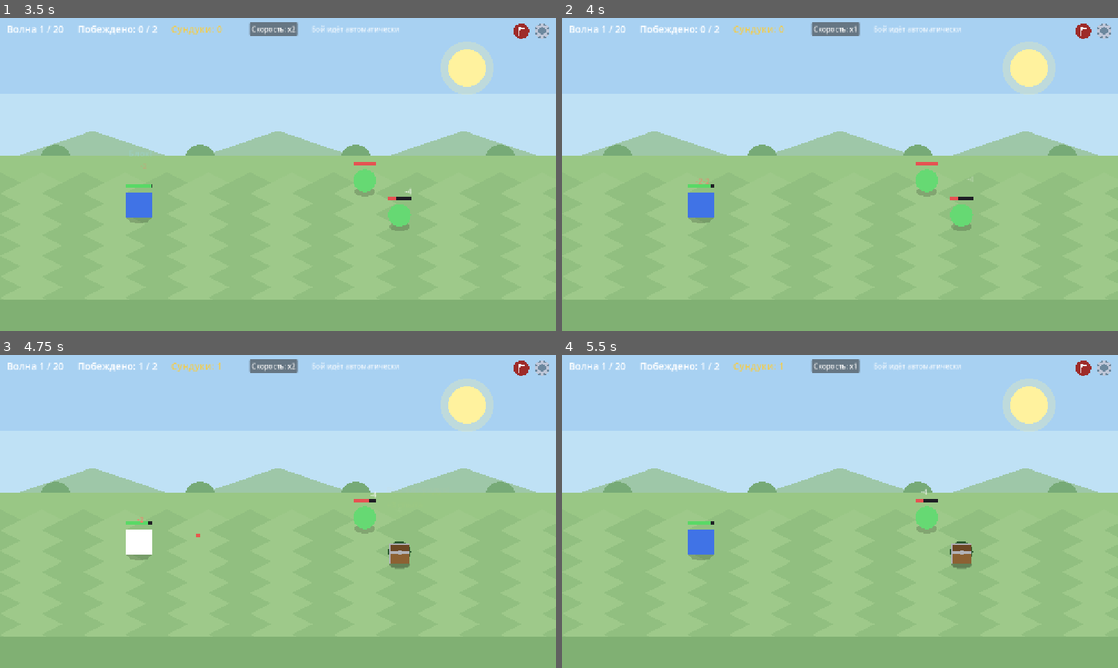
Above: before the commit, frames 1-4 (two rows, left to right).
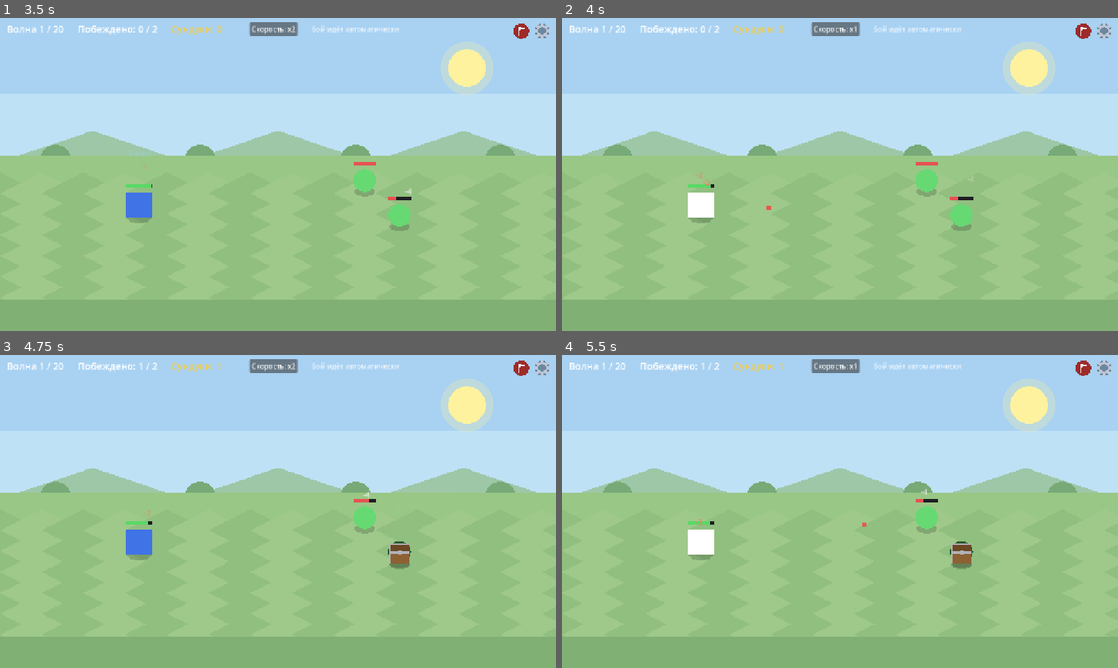
Above: after the commit, the same moments.

Repository: sl1Bridge/valley-keeper
Game: Godot game, scene res://Main.tscn
The game is run twice, just before and just after one commit, with the same random seed, the same clock (stepped at 60 frames per second) and the same inputs.
Inputs:
- Up to frame 1 (3.5 s): click "Рыцарь" at 0.5 s; click "Начать забег →" at 1.25 s; click "В путь →" at 2 s; click "Скорость: x1" at 2.75 s
- Up to frame 2 (4 s): click "Скорость: x2" at 3.5 s
- Up to frame 3 (4.75 s): click "Скорость: x1" at 4.25 s
- Up to frame 4 (5.5 s): click "Скорость: x2" at 5 s

Frame 1 is identical in both runs. In frame 2, 0.4% of the frame differs, in the area x 22-38%, y 49-64%; in frame 3, 0.4%, in the area x 22-68%, y 43-64%; in frame 4, 0.4%.

Commit message:
v0.15.0: призыв по бюджету с големом, призванные без опыта и сундуков, разброс темпа атаки врагов

Diff:
--- a/src/Actor.gd
+++ b/src/Actor.gd
@@ -36,6 +36,7 @@
 var target: Actor = null
 
 var _atk_timer := 0.0
+var _atk_interval := 1.0  # интервал до следующего удара (у врагов — с разбросом)
 var _flash := 0.0
 var _bleed_accum := 0.0  # дробный урон кровотечения, копится до целого
 var _stun_max := 1.0     # длительность текущего оглушения (для прогресс-бара)
@@ -52,6 +53,8 @@
 	max_hp = float(maxi(1, int(stats.get("hp", 1))))
 	hp = max_hp
 	move_speed = float(stats.get("move", 80.0))
+	# Первый удар — в базовом темпе; следующие враги пересчитывают с разбросом
+	_atk_interval = 1.0 / maxf(0.1, float(stats.get("spd", 1.0)))
 	# Значки статусных эффектов над головой (видны, только когда эффект активен)
 	var kinds := ["poison", "bleed", "stun"]
 	for i in kinds.size():
@@ -148,10 +151,21 @@
 	if not alive or not engaged or stun_left > 0.0 or target == null or not target.alive:
 		return
 	_atk_timer += delta
-	var interval := 1.0 / maxf(0.1, float(stats.get("spd", 1.0)))
-	if _atk_timer >= interval:
-		_atk_timer -= interval
+	if _atk_timer >= _atk_interval:
+		_atk_timer -= _atk_interval
 		_attack()
+		_roll_next_attack()
+
+
+## Следующий удар выбирает свою скорость: у врагов интервал каждый раз
+## случайный в пределах разброса (одинаковые враги не бьют одновременно),
+## герой бьёт в стабильном темпе по своей скорости атаки.
+func _roll_next_attack() -> void:
+	var base := 1.0 / maxf(0.1, float(stats.get("spd", 1.0)))
+	if team == "enemy":
+		_atk_interval = base * (1.0 + randf_range(-Enemies.ATK_JITTER, Enemies.ATK_JITTER))
+	else:
+		_atk_interval = base
 
 
 ## Обновить значки эффектов: счётчик стаков, прогресс самого старого, подсказка.
--- a/src/BattleScreen.gd
+++ b/src/BattleScreen.gd
@@ -194,8 +194,10 @@
 
 ## Создать врага на поле боя: внешность, сигналы, подсказка при наведении.
 ## taunt — свойство «Провокация»: герой атакует такого врага в первую очередь.
-func _add_enemy(type: String, pos: Vector2, taunt: bool) -> Actor:
+## summoned — призван боссом: не даёт опыта и не оставляет сундуков.
+func _add_enemy(type: String, pos: Vector2, taunt: bool, summoned := false) -> Actor:
 	var stats := Enemies.scaled(type, wave)
+	stats["summoned"] = summoned
 	var def: Dictionary = Enemies.TYPES[type]
 	var e := Actor.new()
 	e.setup(stats["name"], stats, def["color"], def["shape"], def["size"], "enemy")
@@ -225,8 +227,9 @@
 	return e
 
 
-## Умение босса «Призыв»: несколько случайных союзников со свойством
-## «Провокация» рядом с боссом. Герой переключается на них, пока они живы.
+## Умение босса «Призыв»: случайная комбинация союзников на сумму бюджета
+## призыва (цены — Enemies.VALUES, последний может округлить сумму вверх).
+## У всех — свойство «Провокация»: герой переключается на них, пока они живы.
 func _on_boss_cast(boss: Actor) -> void:
 	if _state != "fight" or not boss.alive:
 		return
@@ -234,14 +237,18 @@
 	for e in _enemies:
 		if e.alive and e.taunt:
 			active += 1
-	var count := mini(Enemies.SUMMON_COUNT, Enemies.SUMMON_MAX_ACTIVE - active)
-	if count <= 0:
-		return
+	var slots: int = Enemies.SUMMON_MAX_ACTIVE - active
+	if slots <= 0:
+		return
+	var spent := 0
+	var i := 0
 	var offsets := [Vector2(-80, -70), Vector2(-100, 20), Vector2(-70, 100)]
-	for i in count:
+	while spent < Enemies.SUMMON_VALUE and i < slots:
 		var type: String = Enemies.SUMMON_POOL[_rng.randi() % Enemies.SUMMON_POOL.size()]
-		_add_enemy(type, boss.position + offsets[i % offsets.size()], true)
+		spent += Enemies.VALUES[type]
+		_add_enemy(type, boss.position + offsets[i % offsets.size()], true, true)
 		_enemy_total += 1  # призванные тоже считаются врагами волны
+		i += 1
 	_spawn_popup("Призыв!", boss.position + Vector2(-40, -boss.radius * 2.0 - 70), Color(0.72, 0.5, 0.95), 20)
 	_update_hud()
 	# Провокация: герой бьёт призванных в приоритете, босс — только когда они мертвы
@@ -265,6 +272,8 @@
 		lines.append("Умение: " + ability)
 	if taunt:
 		lines.append("Провокация: герой атакует этого врага в первую очередь")
+	if stats.get("summoned", false):
+		lines.append("Призван боссом: не даёт опыта и сундуков")
 	return "\n".join(lines)
 
 
@@ -318,22 +327,25 @@
 		if c is Control:
 			c.mouse_filter = Control.MOUSE_FILTER_IGNORE
 	var is_boss: bool = e.stats.get("type", "") == "boss"
+	# Призванные боссом не дают ни опыта, ни сундуков
+	var is_summoned: bool = e.stats.get("summoned", false)
 
 	# Опыт и уровни
-	var xp: int = int(e.stats.get("xp", 1))
-	var levels := hero.add_xp(xp)
-	_spawn_popup("+%d опыта" % xp, e.position + Vector2(-30, -e.radius * 2.0 - 40), Color(0.95, 0.9, 0.4), 18)
-	if levels > 0:
-		# Новый уровень: характеристики пересчитываются, герой лечится на часть от максимума
-		_hero_actor.stats = _hero_battle_stats()
-		_hero_actor.max_hp = int(_hero_actor.stats["hp"])
-		var healed: float = _hero_actor.max_hp * Hero.LEVEL_UP_HEAL
-		_hero_actor.hp = minf(_hero_actor.max_hp, _hero_actor.hp + healed)
-		_hero_actor.queue_redraw()
-		_spawn_popup("Уровень %d! +%d HP, +%d очко характеристик" % [hero.level, int(healed), Hero.POINTS_PER_LEVEL], _hero_actor.position + Vector2(-160, -_hero_actor.radius * 2.0 - 70), Color(0.5, 1.0, 0.6), 24)
-
-	# Шанс сундука с врага (с босса сундуки не падают — победа сразу)
-	if not is_boss and _rng.randf() < Enemies.CHEST_DROP_CHANCE:
+	if not is_summoned:
+		var xp: int = int(e.stats.get("xp", 1))
+		var levels := hero.add_xp(xp)
+		_spawn_popup("+%d опыта" % xp, e.position + Vector2(-30, -e.radius * 2.0 - 40), Color(0.95, 0.9, 0.4), 18)
+		if levels > 0:
+			# Новый уровень: характеристики пересчитываются, герой лечится на часть от максимума
+			_hero_actor.stats = _hero_battle_stats()
+			_hero_actor.max_hp = int(_hero_actor.stats["hp"])
+			var healed: float = _hero_actor.max_hp * Hero.LEVEL_UP_HEAL
+			_hero_actor.hp = minf(_hero_actor.max_hp, _hero_actor.hp + healed)
+			_hero_actor.queue_redraw()
+			_spawn_popup("Уровень %d! +%d HP, +%d очко характеристик" % [hero.level, int(healed), Hero.POINTS_PER_LEVEL], _hero_actor.position + Vector2(-160, -_hero_actor.radius * 2.0 - 70), Color(0.5, 1.0, 0.6), 24)
+
+	# Шанс сундука с врага (с босса и призванных сундуки не падают)
+	if not is_boss and not is_summoned and _rng.randf() < Enemies.CHEST_DROP_CHANCE:
 		_spawn_chest(e.position, false)
 		_spawn_popup("Выпал сундук!", e.position + Vector2(-30, -e.radius * 2.0 - 75), Color(0.95, 0.8, 0.3), 20)
 
--- a/src/Enemies.gd
+++ b/src/Enemies.gd
@@ -113,19 +113,26 @@
 const STUN_CHANCE := {"golem": 0.12, "boss": 0.3}
 const STUN_DURATION := {"golem": 0.5, "boss": 1.2}
 
-## Умение босса «Призыв»: каждые несколько секунд призывает случайных
-## союзников со свойством «Провокация» — герой атакует их в первую очередь.
+## Умение босса «Призыв»: каждые несколько секунд призывает случайную
+## комбинацию союзников на сумму бюджета призыва (цены — VALUES).
+## У всех призванных — свойство «Провокация»: герой атакует их в первую
+## очередь. Призванные не дают опыта и не оставляют сундуков.
 ## (временные значения, уточнить по игротестам)
 const SUMMON_INTERVAL := 6.0   # секунд между призывами
-const SUMMON_COUNT := 2        # союзников за один призыв
+const SUMMON_VALUE := 4        # бюджет одного призыва (последний может округлить вверх)
 const SUMMON_MAX_ACTIVE := 3   # максимум живых призванных одновременно
-const SUMMON_POOL := ["slime", "wolf"]  # кого может призвать босс
+const SUMMON_POOL := ["slime", "wolf", "golem"]  # кого может призвать босс
+
+## Разброс темпа атаки врагов: каждый новый удар выбирает интервал заново
+## в пределах ± доли от базового — одинаковые враги не бьют одновременно
+## (временное значение).
+const ATK_JITTER := 0.25
 
 
 ## Описание умения типа врага (для подсказки при наведении). Пустая строка — умения нет.
 static func ability_desc(type: String) -> String:
 	if type == "boss":
-		return "Призыв: каждые %d с призывает %d союзников с Провокацией" % [roundi(SUMMON_INTERVAL), SUMMON_COUNT]
+		return "Призыв: каждые %d с призывает союзников с Провокацией (ценность %d)" % [roundi(SUMMON_INTERVAL), SUMMON_VALUE]
 	return ""
 
 
--- a/tests/TestRunner.gd
+++ b/tests/TestRunner.gd
@@ -24,6 +24,7 @@
 	_test_bleed_stun()
 	_test_enemy_tooltip()
 	_test_summon_taunt()
+	_test_attack_jitter()
 	_test_chests_heal_speed()
 	_test_battle_sim()
 	_test_boss_sims()
@@ -775,7 +776,7 @@
 func _test_summon_taunt() -> void:
 	print("-- Умение босса: призыв и провокация --")
 	_check(Enemies.SUMMON_INTERVAL > 0.0, "у призыва задан интервал")
-	_check(Enemies.SUMMON_COUNT >= 1 and Enemies.SUMMON_COUNT <= Enemies.SUMMON_MAX_ACTIVE, "размер призыва в пределах лимита")
+	_check(Enemies.SUMMON_VALUE > 0, "у призыва задан бюджет (ценность комбинации)")
 	_check(int(Enemies.TYPES["boss"]["hp"]) > 110, "здоровье босса увеличено (было 110, теперь %d)" % int(Enemies.TYPES["boss"]["hp"]))
 	_check("Призыв" in Enemies.ability_desc("boss"), "у босса описано умение призыва")
 	_check(Enemies.ability_desc("slime") == "", "у обычных врагов умения нет")
@@ -786,20 +787,28 @@
 	b.wave = Enemies.TOTAL_WAVES
 	b._ready()
 	_check(b._enemies.size() == 1, "волна босса начинается с одного босса")
+	# Героя делаем условно бессмертным: тест про призыв, а не про выживание
+	b._hero_actor.max_hp = 100000.0
+	b._hero_actor.hp = 100000.0
 	var boss: Actor = b._enemies[0]
 	_check(boss.cast_interval == Enemies.SUMMON_INTERVAL, "у босса задан интервал умения (прогресс-бар)")
 	_check(not boss.taunt, "у самого босса провокации нет")
 
-	# Прогресс-бар заполняется: по готовности босс призывает союзников
+	# Прогресс-бар заполняется: по готовности босс призывает союзников —
+	# случайную комбинацию на сумму бюджета призыва (последний может округлить вверх)
 	boss.step(Enemies.SUMMON_INTERVAL + 0.1)
-	_check(b._enemies.size() == 1 + Enemies.SUMMON_COUNT, "босс призвал %d союзников" % Enemies.SUMMON_COUNT)
-	_check(b._enemy_total == 1 + Enemies.SUMMON_COUNT, "призванные считаются врагами волны")
-	_check(boss.cast_timer < 1.0, "после призыва прогресс умения сброшен")
-
 	var summons := []
 	for e in b._enemies:
 		if e != boss:
 			summons.append(e)
+	_check(summons.size() >= 1, "босс призвал союзников (%d)" % summons.size())
+	var spent := 0
+	for s in summons:
+		spent += Enemies.VALUES[s.stats.get("type", "slime")]
+	_check(spent >= Enemies.SUMMON_VALUE and spent < Enemies.SUMMON_VALUE + 4, "комбинация закрывает бюджет призыва (%d очков)" % spent)
+	_check(b._enemy_total == 1 + summons.size(), "призванные считаются врагами волны")
+	_check(boss.cast_timer < 1.0, "после призыва прогресс умения сброшен")
+
 	var all_taunt := true
 	for s in summons:
 		if not s.taunt:
@@ -807,31 +816,89 @@
 	_check(all_taunt, "все призванные — с провокацией")
 	_check(b._hero_actor.target != null and b._hero_actor.target.taunt, "герой переключился на призванных (провокация)")
 
-	# В подсказке призванного указана провокация
+	# В подсказке призванного указаны провокация и отсутствие наград
 	var tip_found := false
 	for c in summons[0].get_children():
-		if c is Control and "Провокация" in c.tooltip_text:
+		if c is Control and "Провокация" in c.tooltip_text and "не даёт опыта" in c.tooltip_text:
 			tip_found = true
-	_check(tip_found, "в подсказке призванного врага есть провокация")
-
-	# Пока жив хоть один провоцирующий — герой не бьёт босса
+	_check(tip_found, "в подсказке призванного: провокация и отсутствие наград")
+
+	# Призванные не дают ни опыта, ни сундуков
+	var xp_before: int = h.xp
+	var lvl_before: int = h.level
+	var chests_before: int = b._chests.size()
 	summons[0].alive = false
 	b._on_enemy_died(summons[0])
-	_check(b._hero_actor.target.taunt, "пока жив второй призванный — герой бьёт его")
-	summons[1].alive = false
-	b._on_enemy_died(summons[1])
+	_check(h.xp == xp_before and h.level == lvl_before, "призванные не дают опыта")
+	_check(b._chests.size() == chests_before, "призванные не оставляют сундуков")
+
+	# Пока жив хоть один провоцирующий — герой не бьёт босса
+	for i in range(1, summons.size()):
+		if b._hero_actor.target != null:
+			_check(b._hero_actor.target.taunt, "пока живы призванные — герой бьёт их")
+		summons[i].alive = false
+		b._on_enemy_died(summons[i])
 	_check(b._hero_actor.target == boss, "когда призванные мертвы — герой снова бьёт босса")
 
 	# Лимит живых призванных: повторные призывы не плодят толпу
-	boss.cast_timer = 0.0
-	boss.step(Enemies.SUMMON_INTERVAL + 0.1)  # +2 (всего 2 живых)
-	boss.step(Enemies.SUMMON_INTERVAL + 0.1)  # +1 (лимит 3)
+	for i in 5:
+		boss.step(Enemies.SUMMON_INTERVAL + 0.1)
 	var active := 0
 	for e in b._enemies:
 		if e.alive and e.taunt:
 			active += 1
-	_check(active == Enemies.SUMMON_MAX_ACTIVE, "живых призванных не больше %d" % Enemies.SUMMON_MAX_ACTIVE)
+	_check(active == Enemies.SUMMON_MAX_ACTIVE, "живых призванных ровно лимит %d" % Enemies.SUMMON_MAX_ACTIVE)
 	b.free()
+
+
+func _test_attack_jitter() -> void:
+	print("-- Разброс темпа атаки врагов --")
+	var tgt := Actor.new()
+	tgt.setup("цель", {"hp": 100000, "atk": 1, "spd": 1.0}, Color.WHITE, "rect", 10.0, "hero")
+	var e := Actor.new()
+	e.setup("враг", {"hp": 50, "atk": 1, "spd": 1.0}, Color.WHITE, "rect", 10.0, "enemy")
+	e.engaged = true
+	e.target = tgt
+	var rec := {"t": 0.0, "hits": []}
+	e.attacked.connect(func(_s, _d): rec["hits"].append(rec["t"]))
+	var dt := 0.01
+	while rec["hits"].size() < 30:
+		rec["t"] += dt
+		e.step(dt)
+	# Первый удар — в базовом темпе (1 уд/с), без разброса
+	_check(absf(rec["hits"][0] - 1.0) < 0.02, "первый удар в базовом темпе")
+	# Следующие удары выбирают скорость из разброса: интервалы различаются,
+	# но не выходят за пределы ±ATK_JITTER
+	var lo := 1.0 * (1.0 - Enemies.ATK_JITTER) - 0.02
+	var hi := 1.0 * (1.0 + Enemies.ATK_JITTER) + 0.02
+	var in_range := true
+	var distinct := {}
+	for i in range(1, rec["hits"].size()):
+		var iv: float = rec["hits"][i] - rec["hits"][i - 1]
+		if iv < lo or iv > hi:
+			in_range = false
+		distinct[roundi(iv * 100.0)] = true
+	_check(in_range, "интервалы ударов в пределах ±%d%%" % roundi(Enemies.ATK_JITTER * 100.0))
+	_check(distinct.size() >= 5, "темп атаки различается от удара к удару (%d вариантов)" % distinct.size())
+	# Герой бьёт в стабильном темпе, без разброса
+	var h2 := Actor.new()
+	h2.setup("герой", {"hp": 50, "atk": 1, "spd": 1.0}, Color.WHITE, "rect", 10.0, "hero")
+	h2.engaged = true
+	h2.target = tgt
+	var rec2 := {"t": 0.0, "hits": []}
+	h2.attacked.connect(func(_s, _d): rec2["hits"].append(rec2["t"]))
+	while rec2["hits"].size() < 10:
+		rec2["t"] += dt
+		h2.step(dt)
+	var stable := true
+	for i in range(1, rec2["hits"].size()):
+		var iv2: float = rec2["hits"][i] - rec2["hits"][i - 1]
+		if absf(iv2 - 1.0) > 0.02:
+			stable = false
+	_check(stable, "герой атакует в стабильном темпе")
+	e.free()
+	h2.free()
+	tgt.free()
 
 
 func _test_chests_heal_speed() -> void:
Not shown, changed: CHANGELOG.md
Not shown, changed: docs/balance.md
Not shown, changed: docs/decisions.md
Not shown, changed: docs/mechanics.md
